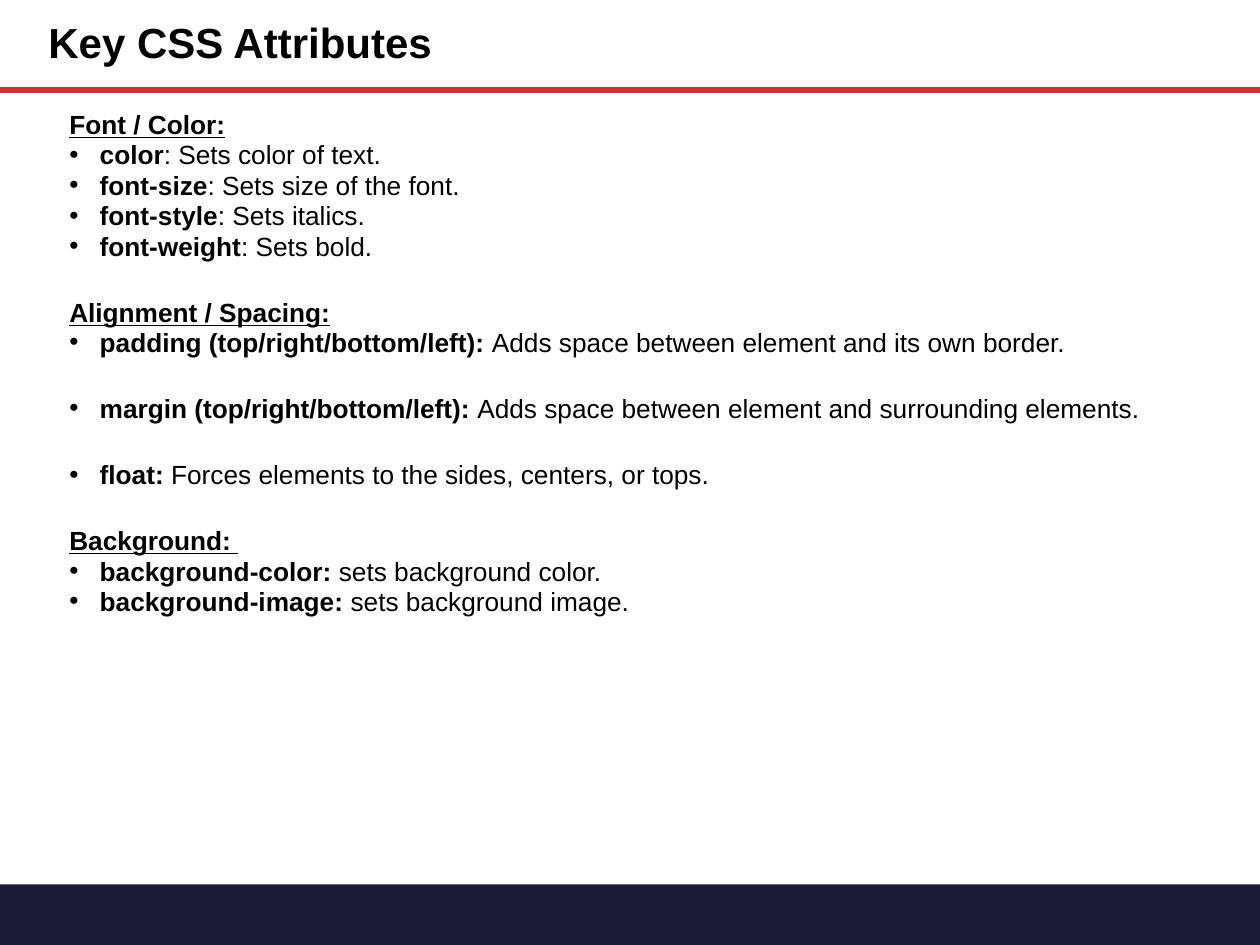
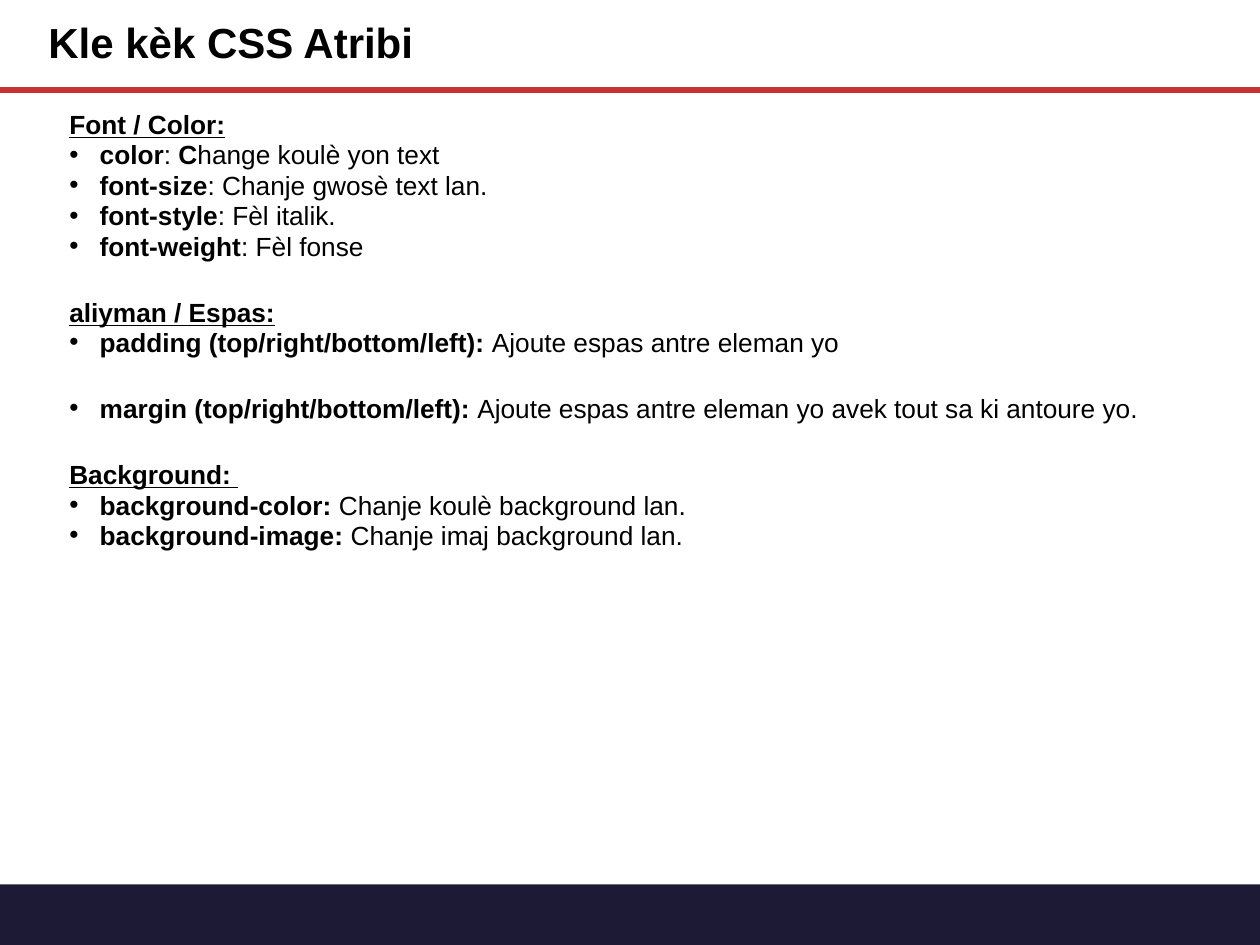
Before and after one commit to tichaiti/tichaiti-workshop, a slide deck: slide 21 of Prezantasyon/Gitn_Pro_HTML_CSS.pptx (slide 23 before the commit). Drawn at 1260x945 pixels with LibreOffice and Linux fonts; fonts in the diff are those of the drawing. Boxes give left, top, right and bottom in pixels: in the first picture for what was removed or moved away, otherwise in the second. Text is boxed around its words. In the diff, an @@ line names an element or a change of style, - is before the commit and + after.

Commit message:
css slide complete

```diff
--- a/Prezantasyon/Gitn_Pro_HTML_CSS.pptx
+++ b/Prezantasyon/Gitn_Pro_HTML_CSS.pptx
@@ title at <box>48,27,413,59</box>: text changed @@
-Key CSS Attributes
+Kle kèk CSS Atribi
@@ text at <box>69,144,1138,424</box>: text changed @@
-• color: Sets color of text.
-• font-size: Sets size of the font.
-• font-style: Sets italics.
-• font-weight: Sets bold.
-Alignment / Spacing:
-• padding (top/right/bottom/left): Adds space between element and its own border.
-• margin (top/right/bottom/left): Adds space between element and surrounding elements.
-• float: Forces elements to the sides, centers, or tops.
+• color: Change koulè yon text
+• font-size: Chanje gwosè text lan.
+• font-style: Fèl italik.
+• font-weight: Fèl fonse
+aliyman / Espas:
+• padding (top/right/bottom/left): Ajoute espas antre eleman yo
+• margin (top/right/bottom/left): Ajoute espas antre eleman yo avek tout sa ki antoure yo.
@@ text at <box>100,495,686,551</box>: text changed @@
-• background-color: sets background color.
-• background-image: sets background image.
+• background-color: Chanje koulè background lan.
+• background-image: Chanje imaj background lan.
```
Also in this commit, not shown: 7 other slides changed, 6 slides added, 10 slides removed, 2 other files.
